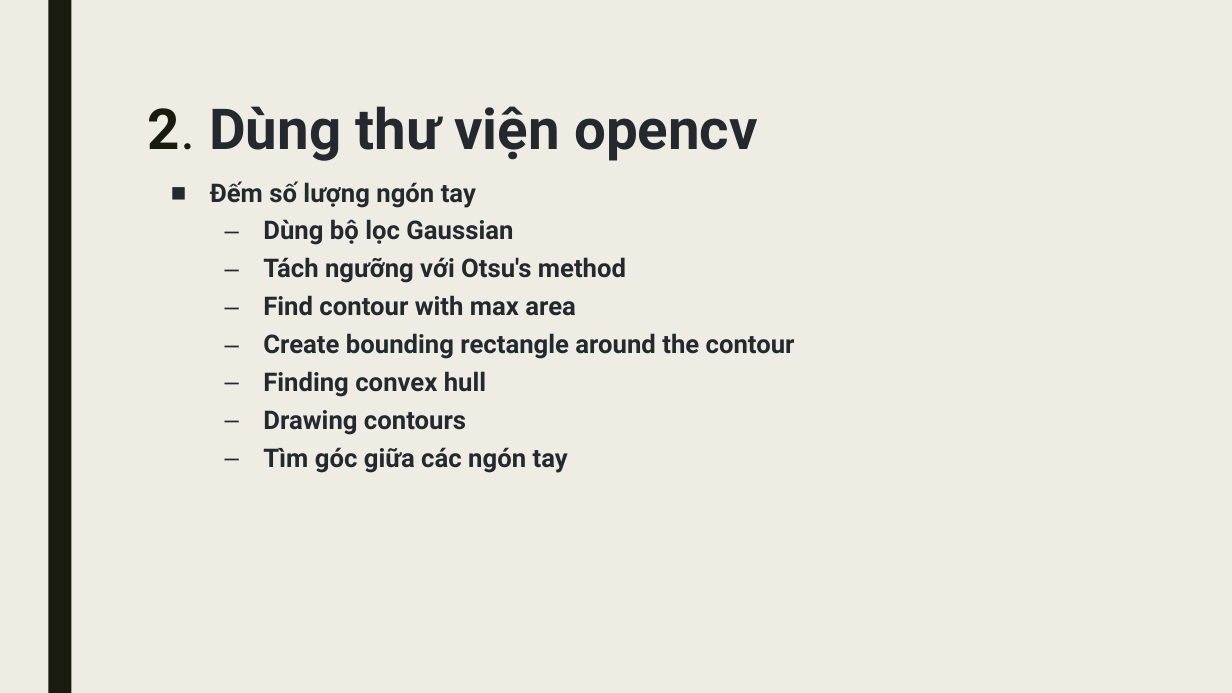
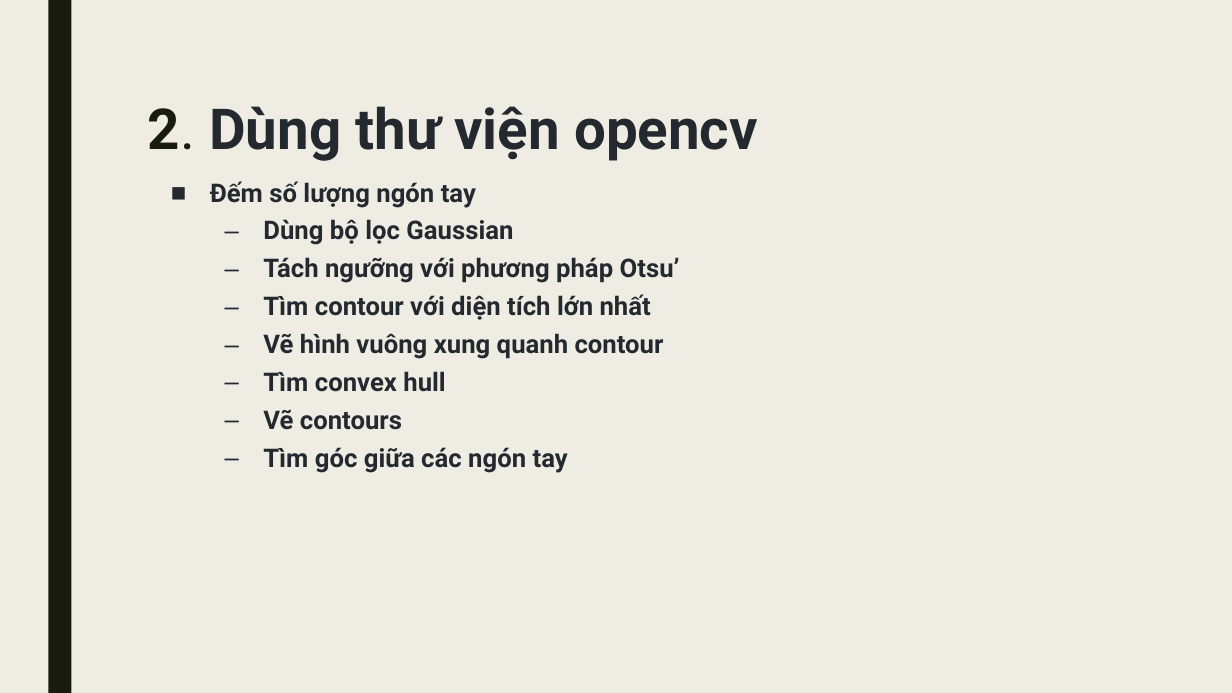
Before and after one commit to NgHoangViet/HandGestureRecognition, a slide deck: slide 8 of Hand Gesture Recognition.pptx. Drawn at 1232x693 pixels with LibreOffice and Linux fonts; fonts in the diff are those of the drawing. Boxes give left, top, right and bottom in pixels: in the first picture for what was removed or moved away, otherwise in the second. Text is boxed around its words. In the diff, an @@ line names an element or a change of style, - is before the commit and + after.

Commit message:
fix pptx

```diff
--- a/Hand Gesture Recognition.pptx
+++ b/Hand Gesture Recognition.pptx
@@ text at box(263, 257, 680, 430): text changed @@
-  – Tách ngưỡng với Otsu's method
-  – Find contour with max area
-  – Create bounding rectangle around the contour
-  – Finding convex hull
-  – Drawing contours
+  – Tách ngưỡng với phương pháp Otsu’
+  – Tìm contour với diện tích lớn nhất
+  – Vẽ hình vuông xung quanh contour
+  – Tìm convex hull
+  – Vẽ contours
```
Also in this commit, not shown: 3 other slides changed.
